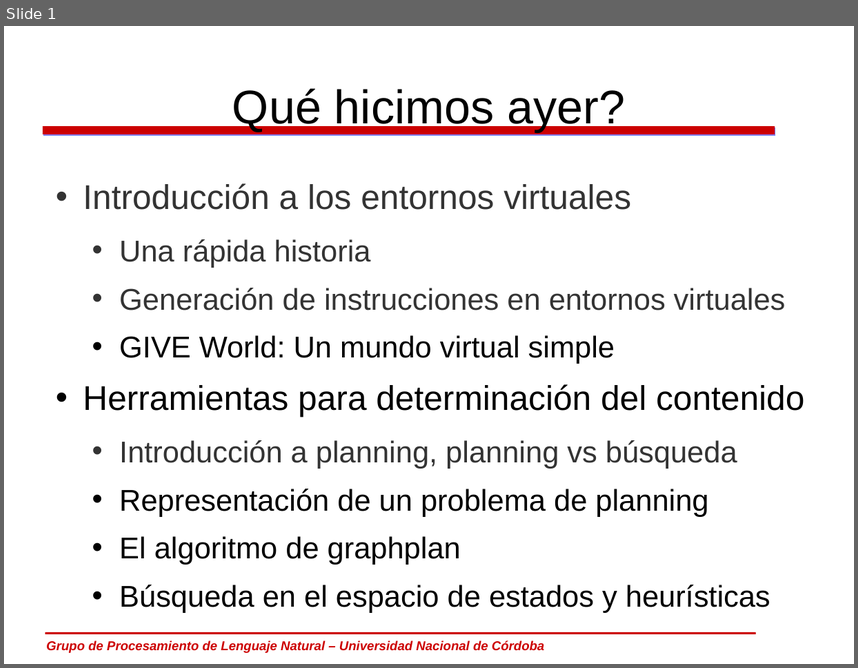
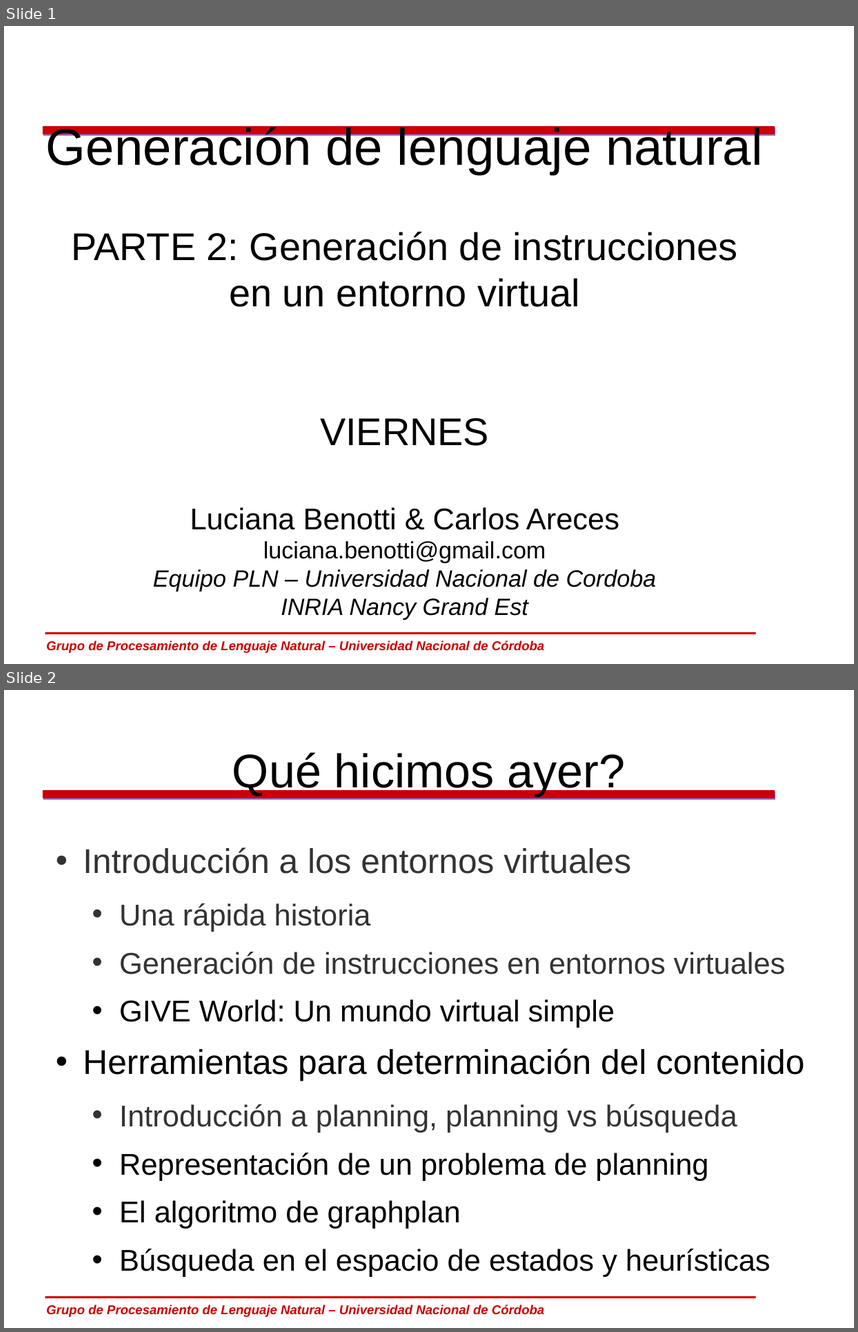
Before and after one commit to carlosareces/elic10, a slide deck: slides/dia5.odp. Shown one above the other, each under a label of ours: slide 1 before the commit, slides 1 and 2 after it. The pictures are 858x668 and 858x1332 pixels, drawn with LibreOffice and Linux fonts; fonts in the diff are those of the drawing; background and template pictures are left out. Boxes give left, top, right and bottom in pixels: in the first picture for what was removed or moved away, otherwise in the second. Text is boxed around its words. In the diff, an @@ line names an element or a change of style, - is before the commit and + after.

```diff
--- a/slides/dia5.odp
+++ b/slides/dia5.odp
@@ slide 1 added at box(4, 26, 854, 664), background #FFFFFF; not listed: 3 template elements that a slide beside it also shows @@
@@ subtitle added at box(46, 126, 763, 619), 22 pt, text #000000 @@
+Generación de lenguaje natural
+PARTE 2: Generación de instrucciones
+en un entorno virtual
+VIERNES
+Luciana Benotti & Carlos Areces
+luciana.benotti@gmail.com
+Equipo PLN – Universidad Nacional de Cordoba
+INRIA Nancy Grand Est
@@ what was slide 1 is now slide 2 @@
```
Also in this commit, not shown: 3 slides changed, 7 other slides added, 2 slides removed.
